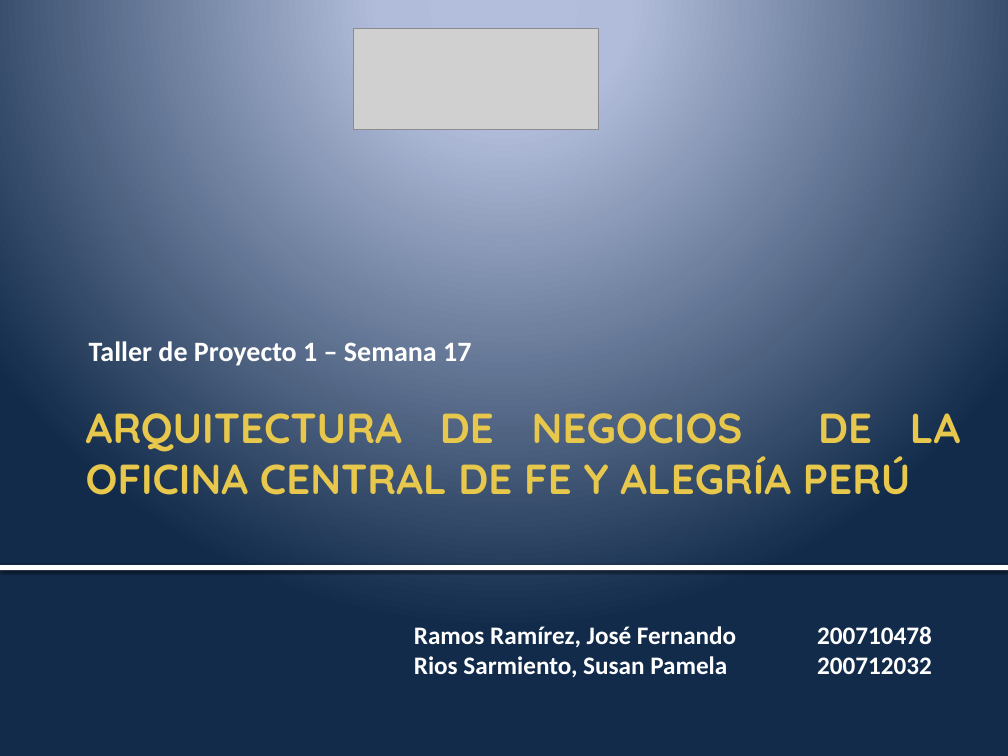
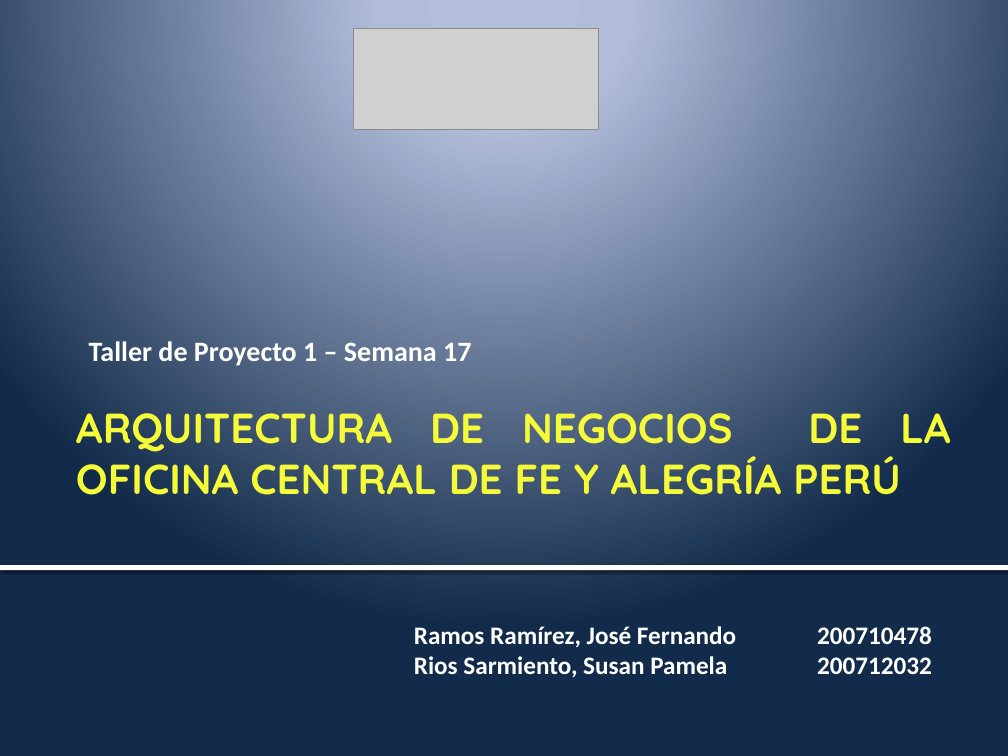
Before and after one commit to cms/proyecto-fya, a slide deck: slide 1 of Presentacion Final Ciclo 2011-1/Presentación Semana 17 Arreglado.pptx. Drawn at 1008x756 pixels with LibreOffice and Linux fonts; fonts in the diff are those of the drawing; grey boxes stand for pictures; background and template pictures are left out. Boxes give left, top, right and bottom in pixels: in the first picture for what was removed or moved away, otherwise in the second. Text is boxed around its words. In the diff, an @@ line names an element or a change of style, - is before the commit and + after.

```diff
--- a/Presentacion Final Ciclo 2011-1/Presentación Semana 17 Arreglado.pptx
+++ b/Presentacion Final Ciclo 2011-1/Presentación Semana 17 Arreglado.pptx
@@ title "ARQUITECTURA DE NEGOCIOS DE LA ...": place and size @@
-title "ARQUITECTURA DE NEGOCIOS DE LA ..." at <box>86,413,960,495</box>
+title "ARQUITECTURA DE NEGOCIOS DE LA ..." at <box>76,413,950,495</box>
@@ title "ARQUITECTURA DE NEGOCIOS DE LA ..." at <box>76,413,950,495</box>: text colour #E8C84C to #F6FB39 @@
```
Also in this commit, not shown: 40 other slides changed.
